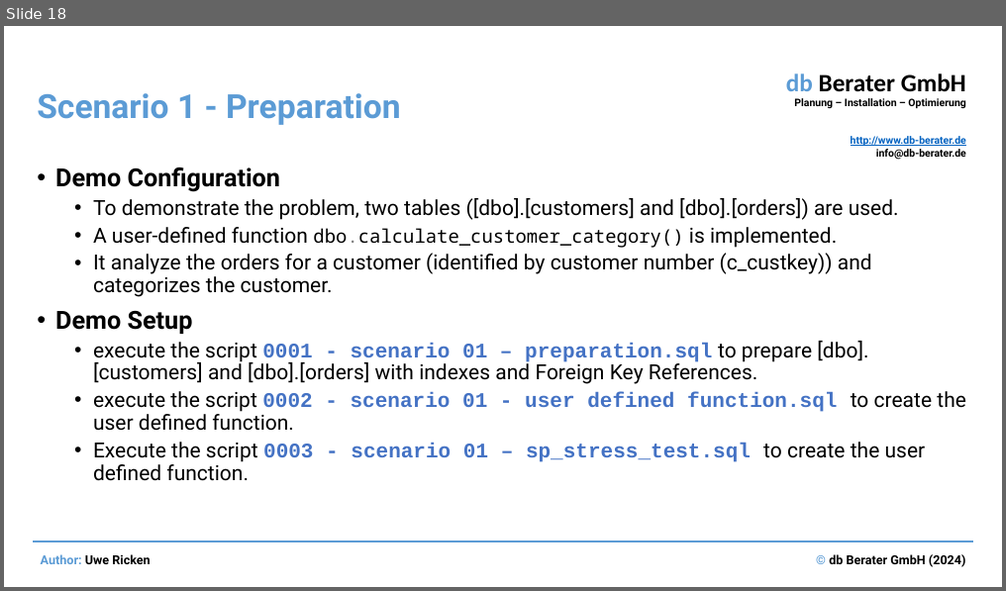
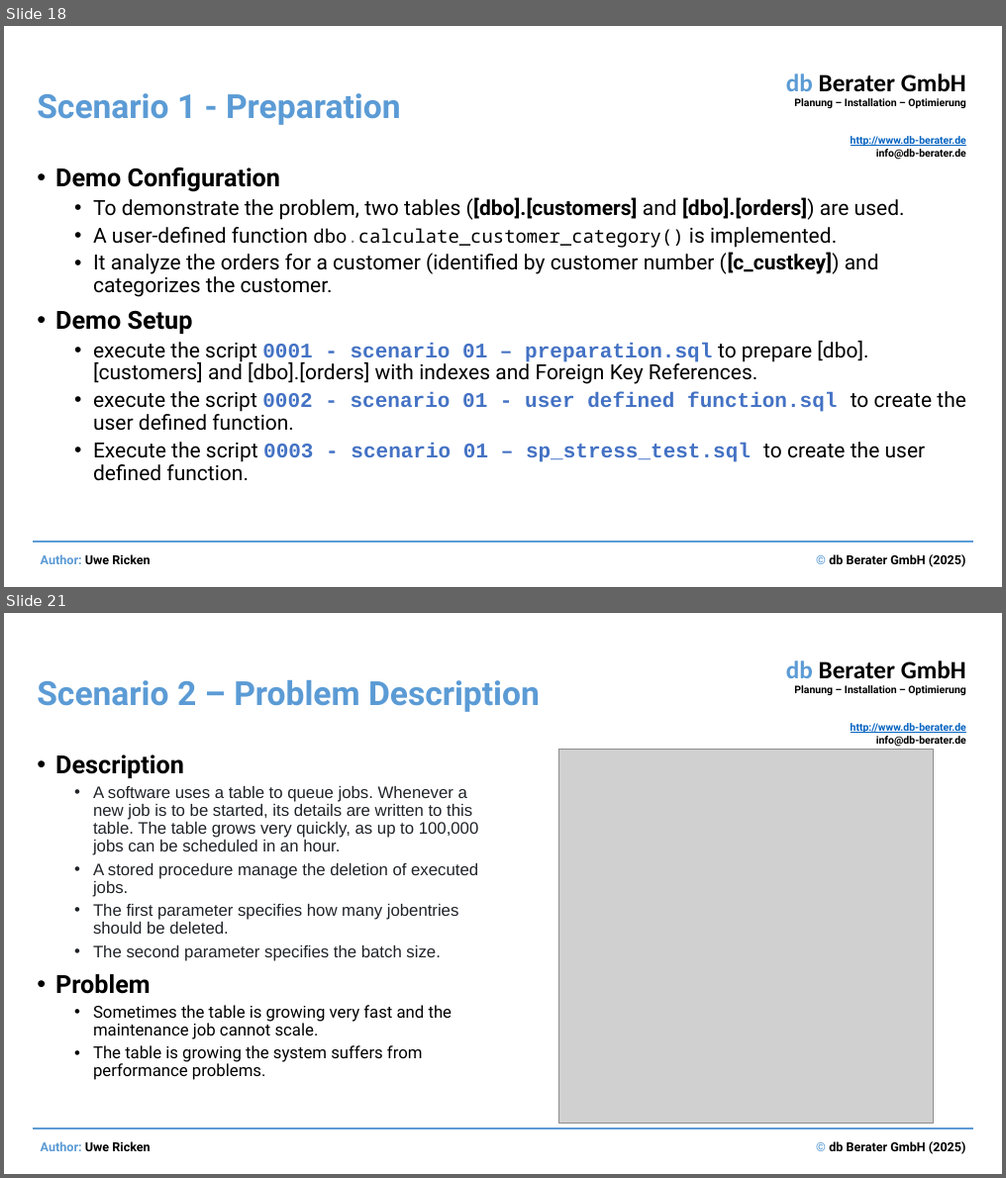
Before and after one commit to uricken1964/Workshop---Making-Bad-Codes-Better, a slide deck: Preparation and Documents/Performance optimization by identifying and correcting bad SQL code.pptx. Shown one above the other, each under a label of ours: slide 18 before the commit, slides 18 and 21 after it; the slides between them are not shown. The pictures are 1006x591 and 1006x1178 pixels, drawn with LibreOffice and Linux fonts; fonts in the diff are those of the drawing; grey boxes stand for pictures. Boxes give left, top, right and bottom in pixels: in the first picture for what was removed or moved away, otherwise in the second. Text is boxed around its words. In the diff, an @@ line names an element or a change of style, - is before the commit and + after.

```diff
--- a/Preparation and Documents/Performance optimization by identifying and correcting bad SQL code.pptx
+++ b/Preparation and Documents/Performance optimization by identifying and correcting bad SQL code.pptx
@@ slide 21 added at (x1=4, y1=613, x2=1002, y2=1174), background #FFFFFF; not listed: 4 template elements that a slide beside it also shows @@
@@ title added at (x1=37, y1=680, x2=540, y2=712), 32 pt, text #5B9BD5, bold @@
+Scenario 2 – Problem Description
@@ text added at (x1=55, y1=755, x2=479, y2=1080), 16 pt, text #1F2328 @@
+• Description
+  • A software uses a table to queue jobs. Whenever a new job is to be started, its details are written to this table. The table grows very quickly, as up to 100,000 jobs can be scheduled in an hour.
+  • A stored procedure manage the deletion of executed jobs.
+  • The first parameter specifies how many jobentries should be deleted.
+  • The second parameter specifies the batch size.
+• Problem
+  • Sometimes the table is growing very fast and the maintenance job cannot scale.
+  • The table is growing the system suffers from performance problems.
@@ picture added at (x1=558, y1=750, x2=933, y2=1124) @@
@@ slide 18 changed as well @@
@@ text at (x1=93, y1=197, x2=905, y2=220): bold on in "([dbo].[customers] [dbo].[orders])" @@
@@ text at (x1=93, y1=252, x2=879, y2=297): text changed @@
-  • It analyze the orders for a customer (identified by customer number (c_custkey)) and categorizes the customer.
+  • It analyze the orders for a customer (identified by customer number ([c_custkey]) and categorizes the customer.
@@ text at (x1=829, y1=555, x2=966, y2=568): text changed @@
-© db Berater GmbH (2024)
+© db Berater GmbH (2025)
```
Also in this commit, not shown: 18 other slides changed, 1 other slide added, 1 slide removed, 18 other files.
